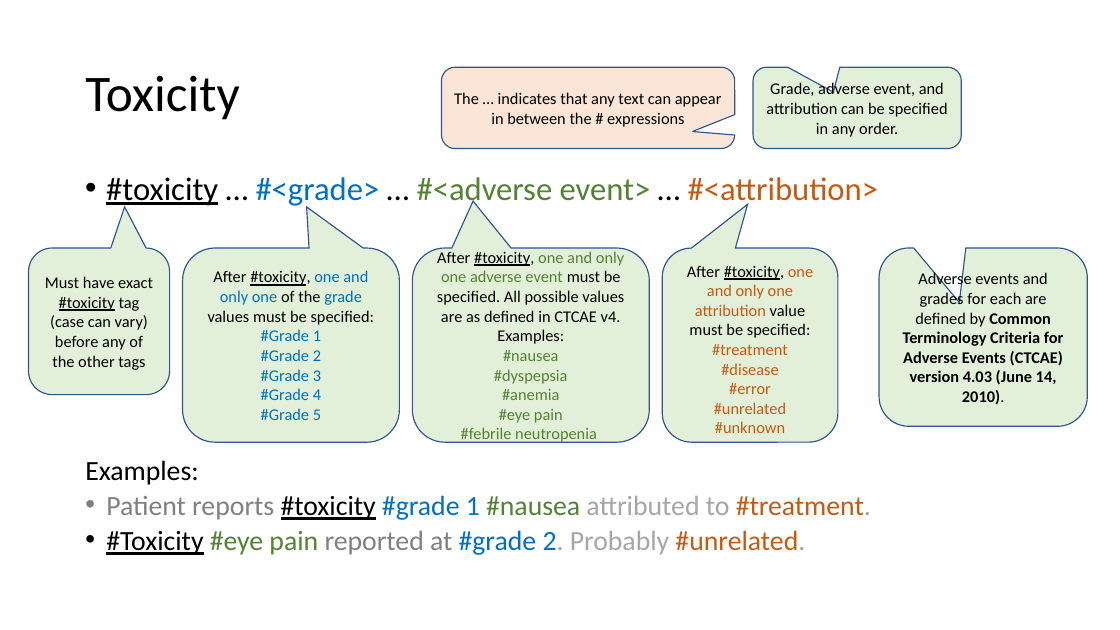
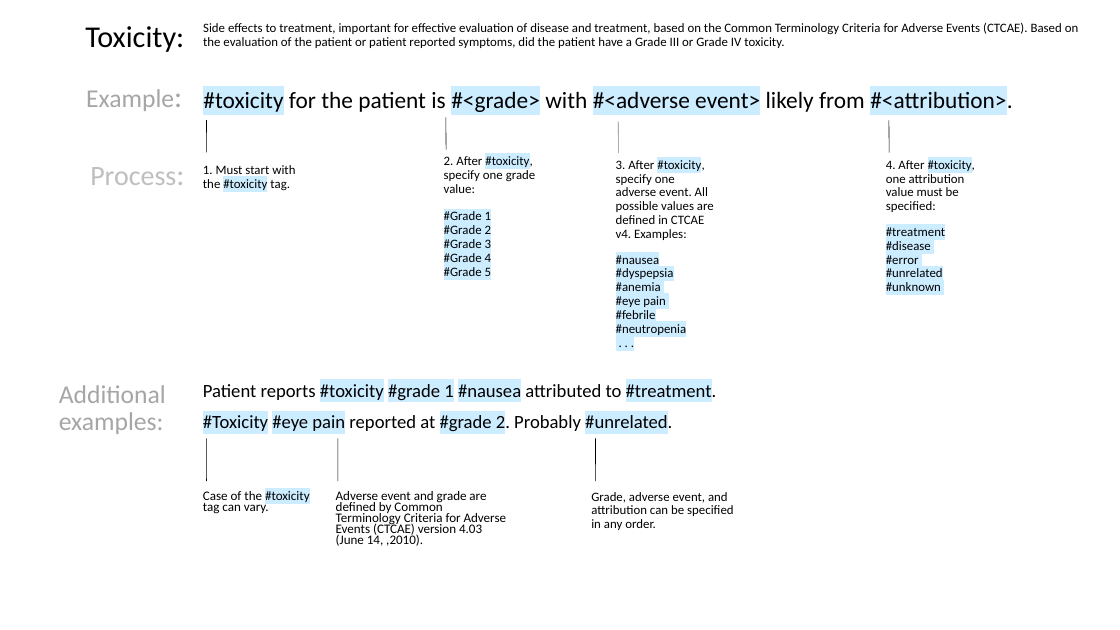
Before and after one commit to FluxNotes/flux, a slide deck: slide 2 of docs/Structured Phrase Format Descriptions.pptx. Drawn at 1120x630 pixels with LibreOffice and Linux fonts; fonts in the diff are those of the drawing. Boxes give left, top, right and bottom in pixels: in the first picture for what was removed or moved away, otherwise in the second. Text is boxed around its words. In the diff, an @@ line names an element or a change of style, - is before the commit and + after.

```diff
--- a/docs/Structured Phrase Format Descriptions.pptx
+++ b/docs/Structured Phrase Format Descriptions.pptx
@@ text "Toxicity:" at (x1=85, y1=26, x2=184, y2=52): vertical alignment middle to top @@
@@ text at (x1=85, y1=26, x2=184, y2=52): text changed; size 44 to 25.9 pt @@
-Toxicity
+Toxicity:
@@ text added at (x1=203, y1=22, x2=1078, y2=48), 11 pt, text #000000 @@
+Side effects to treatment, important for effective evaluation of disease and treatment, based on the Common Terminology Criteria for Adverse Events (CTCAE). Based on the evaluation of the patient or patient reported symptoms, did the patient have a Grade III or Grade IV toxicity.
@@ text added at (x1=86, y1=89, x2=174, y2=111), 22 pt, text #A6A6A6 @@
+Example:
@@ text at (x1=203, y1=88, x2=1012, y2=114): text changed; size 28 to 20 pt; text colour #548235 to #000000 @@
-• #toxicity … #<grade> … #<adverse event> … #<attribution>
+#toxicity for the patient is #<grade> with #<adverse event> likely from #<attribution>.
@@ rounded speech box removed at (x1=442, y1=67, x2=735, y2=149) @@
-The … indicates that any text can appear in between the # expressions
@@ line added from (446, 150) to (446, 118), #000000 0.5 pt @@
@@ line added from (207, 152) to (207, 120), #000000 0.5 pt @@
@@ line added from (618, 153) to (618, 121), #808080 0.5 pt @@
@@ line added from (890, 153) to (889, 120), #000000 0.5 pt @@
@@ text added at (x1=90, y1=167, x2=176, y2=185), 24.1 pt, text #BFBFBF @@
+Process:
@@ text added at (x1=203, y1=165, x2=295, y2=191), 11 pt, text #000000 @@
+1. Must start with the #toxicity tag.
@@ text added at (x1=444, y1=154, x2=536, y2=276), 11 pt, text #000000 @@
+2. After #toxicity, specify one grade value:
+#Grade 1
+#Grade 2
+#Grade 3
+#Grade 4
+#Grade 5
@@ vertical alignment middle to top; fill #E2F0D9 to none; outline #325491 1 pt to none in 3 elements at (x1=591, y1=492, x2=733, y2=530), (x1=336, y1=491, x2=506, y2=546), (x1=616, y1=158, x2=714, y2=319) @@
@@ text "3. After #toxicity, specify one ..." moved from (x1=413, y1=248, x2=649, y2=442) to (x1=616, y1=158, x2=714, y2=319) @@
@@ text at (x1=616, y1=158, x2=714, y2=319): text changed; size 14 to 11 pt @@
-After #toxicity, one and only one adverse event must be specified. All possible values are as defined in CTCAE v4. Examples:
-#nausea
-#dyspepsia
-#anemia
-#eye pain
-#febrile neutropenia
+3. After #toxicity, specify one adverse event. All possible values are deﬁned in CTCAE v4. Examples:
+#nausea #dyspepsia #anemia
+#eye pain
+#febrile #neutropenia
+. . .
@@ text "4. After #toxicity, one attribution ..." moved from (x1=662, y1=248, x2=838, y2=442) to (x1=886, y1=158, x2=975, y2=296) @@
@@ text "4. After #toxicity, one attribution ..." at (x1=886, y1=158, x2=975, y2=296): fill #E2F0D9 to none; outline #325491 1 pt to none @@
@@ text at (x1=886, y1=158, x2=975, y2=296): text changed; size 14 to 11 pt; text colour #C55A11 to #000000 @@
-After #toxicity, one and only one attribution value must be specified:
-#treatment
-#disease
-#error
-#unrelated
-#unknown
+4. After #toxicity, one attribution value must be speciﬁed:
+#treatment #disease
+#error
+#unrelated #unknown
@@ rounded speech box removed at (x1=29, y1=248, x2=170, y2=395) @@
-Must have exact #toxicity tag (case can vary) before any of the other tags
@@ rounded speech box removed at (x1=182, y1=248, x2=399, y2=442) @@
-After #toxicity, one and only one of the grade values must be specified:
-#Grade 1
-#Grade 2
-#Grade 3
-#Grade 4
-#Grade 5
@@ text added at (x1=59, y1=385, x2=166, y2=434), 22 pt, text #A6A6A6 @@
+Additional examples:
@@ text "Patient reports #toxicity #grade 1 ..." moved from (x1=85, y1=460, x2=871, y2=555) to (x1=203, y1=381, x2=717, y2=434) @@
@@ text "Patient reports #toxicity #grade 1 ..." at (x1=203, y1=381, x2=717, y2=434): size 23.8 to 16 pt; text colour #808080 to #000000 in "Patient reports", "reported at"; text colour #0070C0 to #000000 in "#grade 1", "#grade 2."; text colour #548235 to #000000 in "#nausea", "#eye pain"; text colour #A6A6A6 to #000000 in "attributed to #treatment.", "2. Probably #unrelated."; text colour #C55A11 to #000000 in "#treatment.", "#unrelated."; highlight none to #CCECFF in "#toxicity #grade 1 #nausea #treatment.", "#Toxicity #eye pain #grade 2. #unrelated."; underline off in "#toxicity", "#Toxicity"; bullet • to none; line spacing 0.7 to 0.9 @@
@@ line added from (207, 481) to (207, 439), #000000 0.5 pt @@
@@ line added from (338, 481) to (338, 439), #000000 0.5 pt @@
@@ line added from (596, 481) to (596, 439), #000000 0.5 pt @@
@@ text at (x1=85, y1=460, x2=198, y2=485): paragraph removed @@
-Examples:
@@ text added at (x1=203, y1=491, x2=310, y2=514), 11.2 pt, text #000000 @@
+Case of the #toxicity tag can vary.
@@ text "Adverse event and grade are ..." moved from (x1=880, y1=248, x2=1088, y2=426) to (x1=336, y1=491, x2=506, y2=546) @@
@@ text at (x1=336, y1=491, x2=506, y2=546): text changed; size 14 to 11.2 pt; bold off @@
-Adverse events and grades for each are defined by Common Terminology Criteria for Adverse Events (CTCAE) version 4.03 (June 14, 2010).
+Adverse event and grade are deﬁned by Common Terminology Criteria for Adverse Events (CTCAE) version 4.03 (June 14, ,2010).
@@ text "Grade, adverse event, and attribution ..." moved from (x1=754, y1=67, x2=962, y2=149) to (x1=591, y1=492, x2=733, y2=530) @@
@@ text at (x1=591, y1=492, x2=733, y2=530): text changed; size 14 to 11 pt @@
-Grade, adverse event, and attribution can be specified in any order.
+Grade, adverse event, and attribution can be speciﬁed in any order.
```
Also in this commit, not shown: 1 other slide changed, 2 slides added, 1 slide removed, 2 other files.
